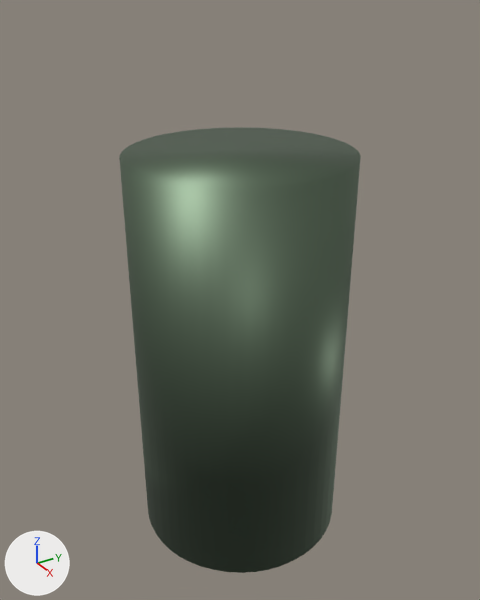
The Blender file section 5/animated lamp.blend: old version first, new version second.
Both versions are drawn from a 50 mm lens placed at (0.312, -0.188, 0.343), pointed at (-0.001, 0.0, 0.163). Arrows for +X, +Y and +Z are at lower left; the lights stay in place. The same objects are shown in both versions, whatever each file hides.

Objects in the first picture: 'Stem'.
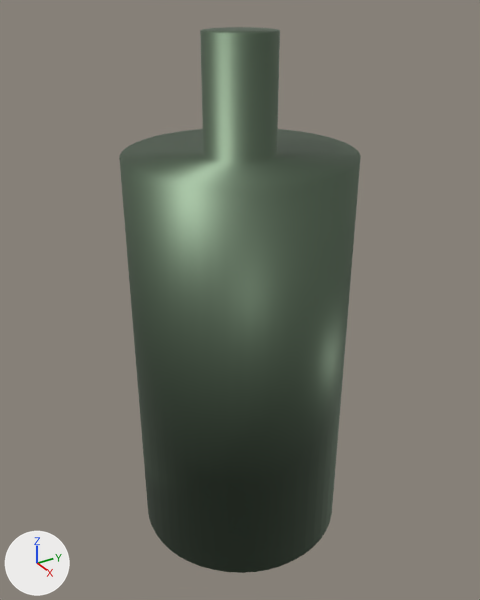
Patch to the scene script:
```diff
--- a/section 5/animated lamp.blend.py
+++ b/section 5/animated lamp.blend.py
@@ me_beziercircle_002 @@
 # used by ob_stem; parent = ob_lamp_base; location = (0.0, 0.0, 0.0)
-me_beziercircle_002.from_pydata(...)  # 192 vertices, 98 faces; spans x 1.503..1.634, y -0.217..-0.086, z 0.015..0.263
+me_beziercircle_002.from_pydata(...)  # 384 vertices, 290 faces; spans x 1.503..1.634, y -0.217..-0.086, z 0.015..0.326
+# me_beziercircle_002 part 1
+# 1 face is deleted
+# 96 vertices are added at x 1.548..1.589, y -0.172..-0.132, z 0.263
+# 96 new vertices lie (0.0, 0.0, 0.063) away from vertices in x 1.548..1.589, y -0.172..-0.132, z 0.263
+# 193 new faces join them
 me_beziercircle_002.materials.append(mat_stem)
```

Pixel boxes [x1, y1, x2, y2] of what changed, in the pictures (480 x 600 px):
'Stem', reshaped (23% taller): before [119, 128, 361, 573]; after [119, 27, 361, 573]
part 1 of me_beziercircle_002, built on: before [119, 128, 361, 188]; after [119, 27, 361, 188]
